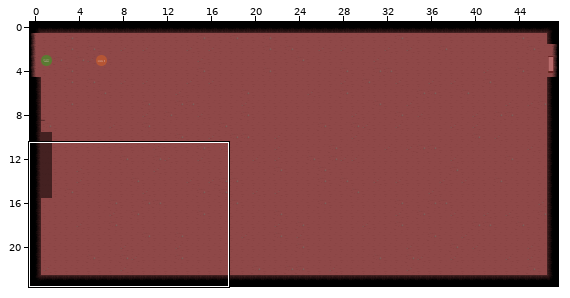
Two versions of a level (Tiled map, assets/tilemaps/level 1.3.tmx). Above, an overview of the earlier version with the close-up marked.
Close-up. Old version:
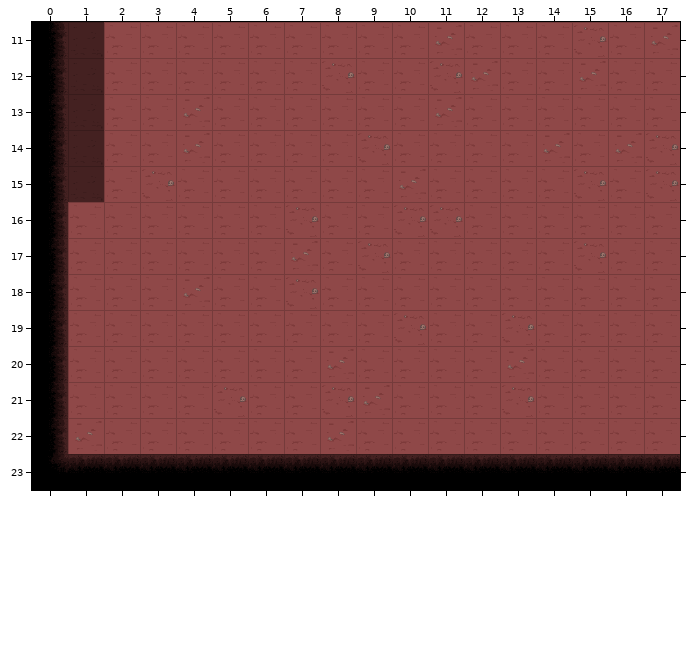
Cells are 64x64 px. Shown: x 0..17, y 11..23. The commit also changed other parts of the map, which this record leaves out.
The result:
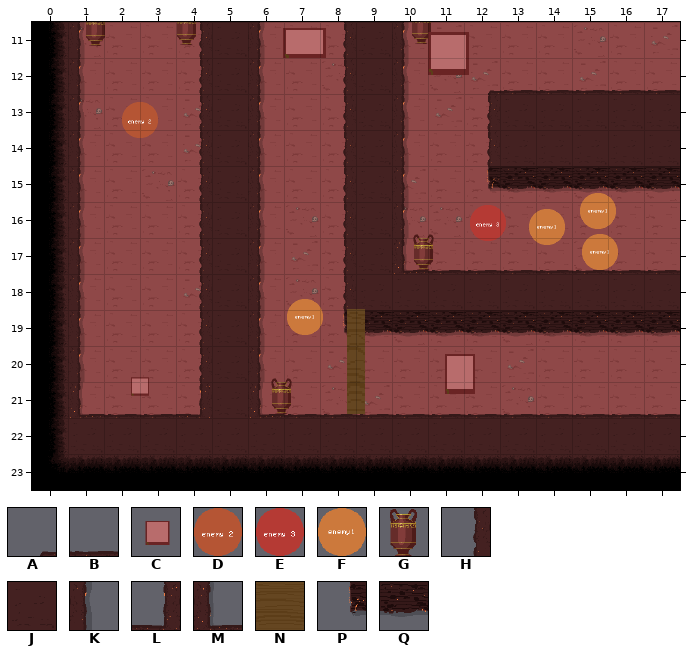
Key: from "tiles 1": A 0, B 1, C 4, D 5, E 6, F 15, G 17, H 20, J 21, K 22, L 23, M 24, N 25, P 40, Q 41.
_ is an empty cell.
Objects are placed by their top-left corner, in cells (3,4 is the top-left corner of cell 3,4); size is 1x1 cell unless given.
Edits made:
Layer "1":
y 11: x 1 J -> K; x 4..6 ___ -> HJK; x 8..10 ___ -> HJK
y 12: x 1 J -> K; x 4..6 ___ -> HJK; x 8..10 ___ -> HJK; x 12..17 ______ -> ABBBBB
y 13..14: x 1 J -> K; x 4..6 ___ -> HJK; x 8..10 ___ -> HJK; x 12..17 ______ -> HJJJJJ
y 15: x 1 J -> K; x 4..6 ___ -> HJK; x 8..10 ___ -> HJK; x 12..17 ______ -> PQQQQQ
y 16: x 1 _ -> K; x 4..6 ___ -> HJK; x 8..10 ___ -> HJK
y 17: x 1 _ -> K; x 4..6 ___ -> HJK; x 8..17 __________ -> HJMBBBBBBB
y 18: x 1 _ -> K; x 4..6 ___ -> HJK; x 8..17 __________ -> HJJJJJJJJJ
y 19: x 1 _ -> K; x 4..6 ___ -> HJK; x 8..17 __________ -> PQQQQQQQQQ
y 20: x 1 _ -> K; x 4..6 ___ -> HJK
y 21: x 1..17 _________________ -> MBBLJMBBBBBBBBBBB
y 22: x 1..17 _________________ -> JJJJJJJJJJJJJJJJJ
Layer "enemies":
added: D "enemy_2" at 2.5,13.2
added: F "enemy_1" at 15.2,15.7
added: E "enemy_3" at 12.2,16.1
added: F "DASHER" at 13.8,16.2
added: F "enemy_1" at 15.3,16.9
added: F "DASHER" at 7.1,18.7
Layer "interact":
added: G "vase" at 10.3,10.6
added: G "vase" at 3.8,10.6
added: G "vase" at 1.3,10.7
added: C "button" at 6.3,10.7 size 2.4x1.7
added: C "button" at 10.4,10.6 size 2.3x2.4
added: G "vase" at 10.4,16.9
added: C "button" at 2.5,20.6
added: C "button" at 2.5,20.6
added: C "button" at 11,19.6 size 1.7x2.2
added: G "vase" at 6.4,20.9
added: N "door" at 8.8,19 size 0.5x2.9
Pixel boxes of the changes (left, top, right, bottom) in both close-ups:
changed: (68, 22, 680, 454)
